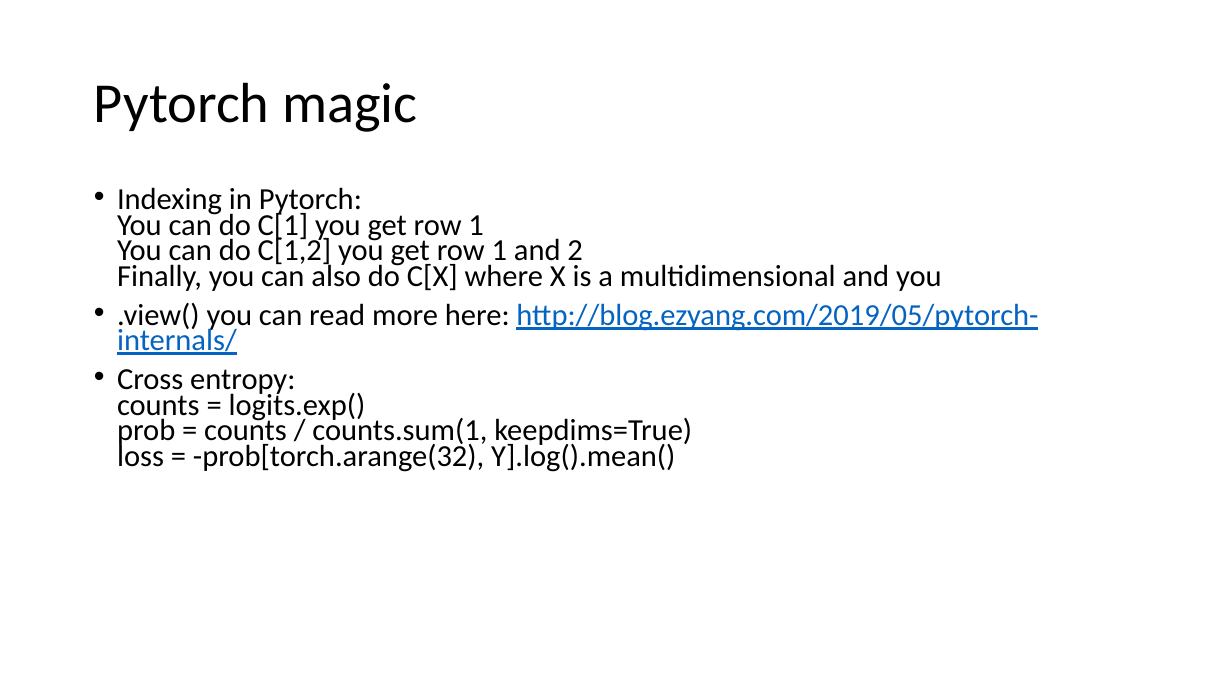
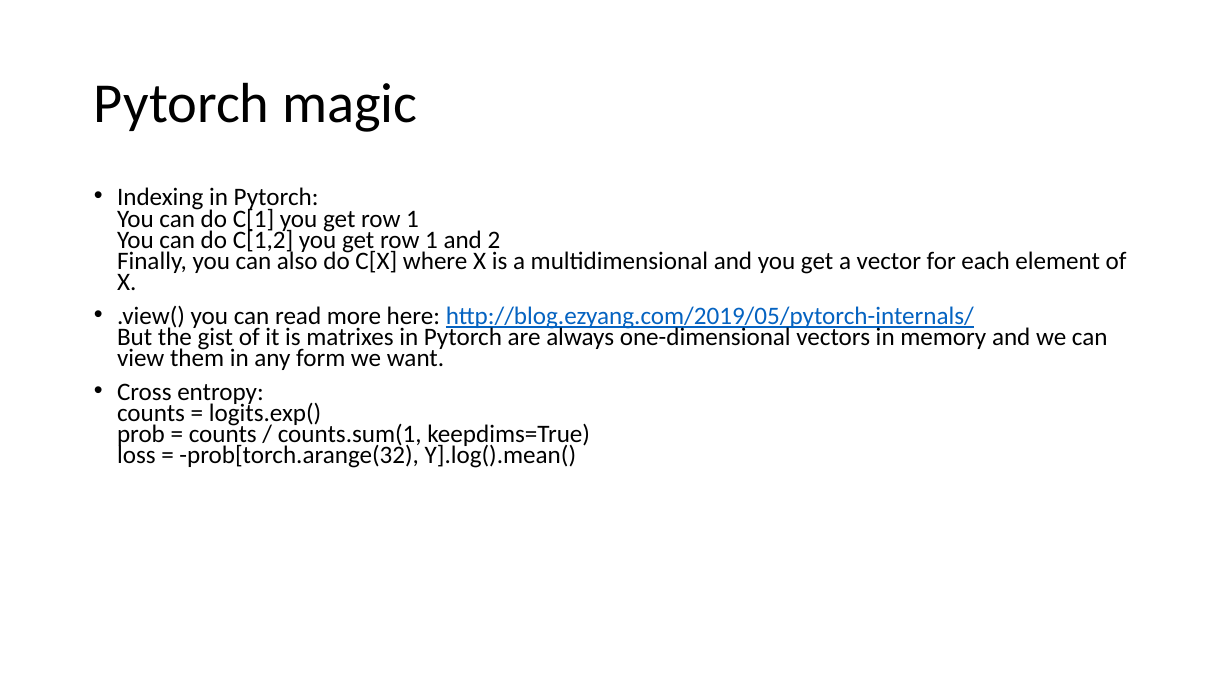
Before and after one commit to bodzio50318/genAiWorkshop, a slide deck: slide 18 of AiDem.pptm. Drawn at 1232x693 pixels with LibreOffice and Linux fonts; fonts in the diff are those of the drawing. Boxes give left, top, right and bottom in pixels: in the first picture for what was removed or moved away, otherwise in the second. Text is boxed around its words. In the diff, an @@ line names an element or a change of style, - is before the commit and + after.

```diff
--- a/AiDem.pptm
+++ b/AiDem.pptm
@@ text at box(117, 187, 1127, 370): text changed; size 23.8 to 19.6 pt @@
-• Indexing in Pytorch:
-  You can do C[1] you get row 1
-  You can do C[1,2] you get row 1 and 2
-  Finally, you can also do C[X] where X is a multidimensional and you
-• .view() you can read more here: http://blog.ezyang.com/2019/05/pytorch-internals/
+• Indexing in Pytorch:
+  You can do C[1] you get row 1
+  You can do C[1,2] you get row 1 and 2
+  Finally, you can also do C[X] where X is a multidimensional and you get a vector for each element of X.
+• .view() you can read more here: http://blog.ezyang.com/2019/05/pytorch-internals/
+  But the gist of it is matrixes in Pytorch are always one-dimensional vectors in memory and we can view them in any form we want.
@@ text at box(117, 383, 590, 468): size 23.8 to 19.6 pt in "Cross entropy: counts = logits.exp() prob = ..." @@
```
Also in this commit, not shown: 7 other slides changed, 5 other files.
